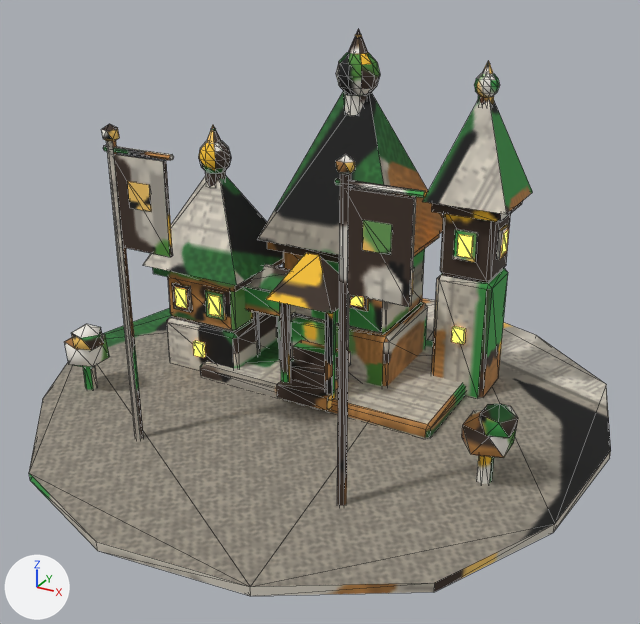
The glTF model game/assets/models/residence_dl3_green.glb as it was, and as the next commit left it.
Camera for both pictures: a 50 mm camera at (1.084, -1.98, 1.253) aimed at (0.04, -0.082, 0.304). Arrows for +X, +Y and +Z are at lower left; the lights stay in place. The picture after the commit comes second. Mesh edges are drawn as thin lines. Vertices at exactly the same position are counted once.

In view in the first picture: 'residence_dl3_green'.
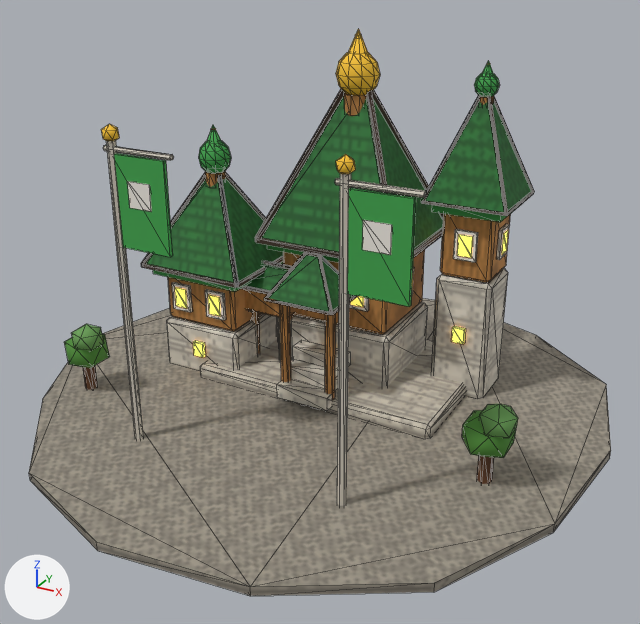
Location of each change, [x1, y1, x2, y2] in pixels of the pictures (640 x 624 px):
part 1 of me_m, added
    after: [256, 238, 339, 258]
part 2 of me_m, added (mostly hidden)
    after: [413, 229, 443, 258]
part 3 of me_m, added
    after: [142, 264, 237, 288]
part 4 of me_m, added
    after: [237, 256, 283, 288]
part 5 of me_m, added
    after: [422, 201, 506, 216]
part 6 of me_m, added
    after: [506, 191, 534, 216]
part 7 of me_m, added (mostly hidden)
    after: [263, 260, 292, 269]
part 8 of me_m, added (mostly hidden)
    after: [241, 286, 270, 294]
part 9 of me_m, added
    after: [305, 251, 320, 257]
part 10 of me_m, added
    after: [265, 298, 332, 315]
part 11 of me_m, added
    after: [332, 295, 358, 315]
part 12 of me_m, added
    after: [141, 89, 534, 314]
part 13 of me_m, surface changed
    both: [29, 29, 611, 596]

The edits, one by one:
me_m is used by ob_residence_dl3_green; location (0.0, 0.0, 0.0).
me_m had 1098 vertices, 1848 faces and spanned x -0.84..0.8, y -0.83..0.8, z -0.01..1.0.
me_m now has 1402 vertices, 2304 faces and spans x -0.84..0.8, y -0.83..0.8, z -0.01..1.0.
me_m part 1: a new loose piece, a box spanning x -0.215..0.215, y 0.008..0.022, z 0.428..0.442, in mat_baked (picture img_bake).
me_m part 2: a new loose piece, a box spanning x 0.208..0.222, y 0.015..0.385, z 0.428..0.442, in mat_baked (picture img_bake).
me_m part 3: a new loose piece, a box spanning x -0.545..-0.215, y -0.1..-0.09, z 0.33..0.34, in mat_baked (picture img_bake).
me_m part 4: a new loose piece, a box spanning x -0.22..-0.21, y -0.095..0.215, z 0.33..0.34, in mat_baked (picture img_bake).
me_m part 5: a new loose piece, a box spanning x 0.225..0.455, y 0.1414..0.1486, z 0.5714..0.5786, in mat_baked (picture img_bake).
me_m part 6: a new loose piece, a box spanning x 0.4514..0.4586, y 0.145..0.375, z 0.5714..0.5786, in mat_baked (picture img_bake).
me_m part 7: a new loose piece, a box spanning x -0.3..-0.1, y 0.056..0.064, z 0.3476..0.3556, in mat_baked (picture img_bake).
me_m part 8: a new loose piece, a box spanning x -0.3..-0.1, y -0.014..-0.006, z 0.2884..0.2964, in mat_baked (picture img_bake).
me_m part 9: a new loose piece, a box spanning x -0.02..0.02, y -0.0535..-0.0465, z 0.4465..0.4535, in mat_baked (picture img_bake).
me_m part 10: a new loose piece, a box spanning x -0.1..0.1, y -0.1335..-0.1265, z 0.3265..0.3335, in mat_baked (picture img_bake).
me_m part 11: a new loose piece, a box spanning x 0.0965..0.1035, y -0.13..0.03, z 0.3265..0.3335, in mat_baked (picture img_bake).
me_m part 12: 128 vertices added at x -0.55..0.46, y -0.13..0.39, z 0.33..0.88.
me_m part 13: 1842 kept faces spanning x -0.84..0.8, y -0.83..0.8, z -0.01..1.0 get new texture (UV) coordinates.
Other edits to the shape of me_m do not show in these pictures.
